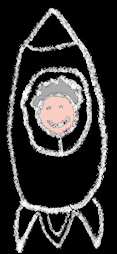
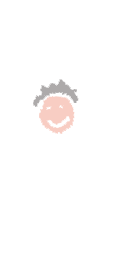
The second 117 × 254 image is a revision of the first. Changes to its layers:
hid "Layer 0" over (0, 0, 117, 254)
